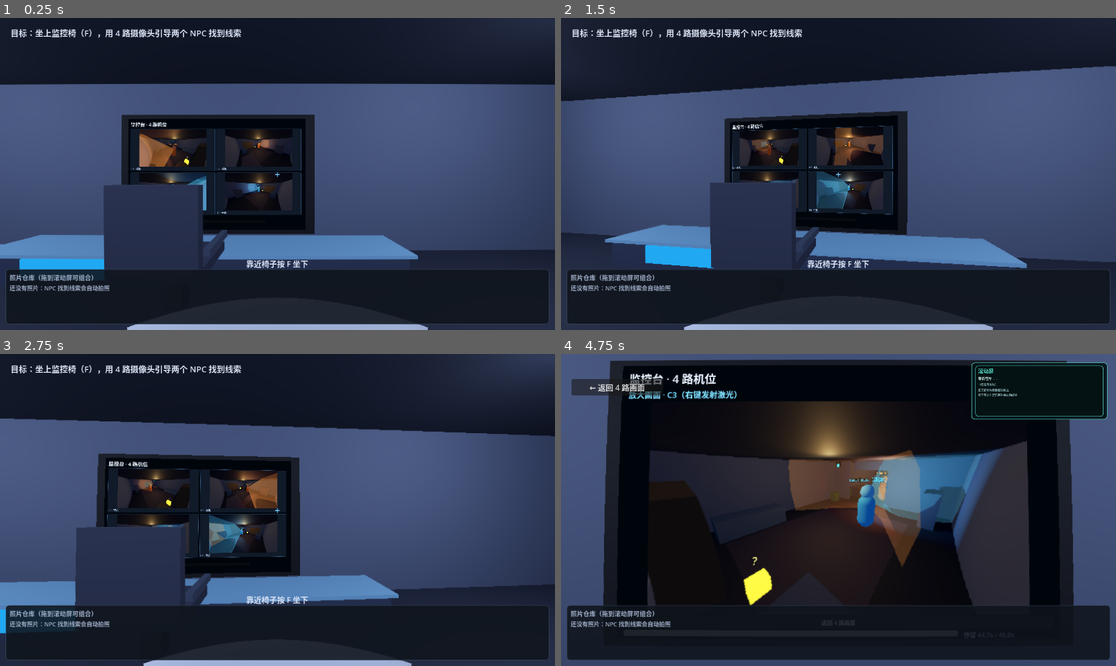
Above: before the commit, frames 1-4 (two rows, left to right).
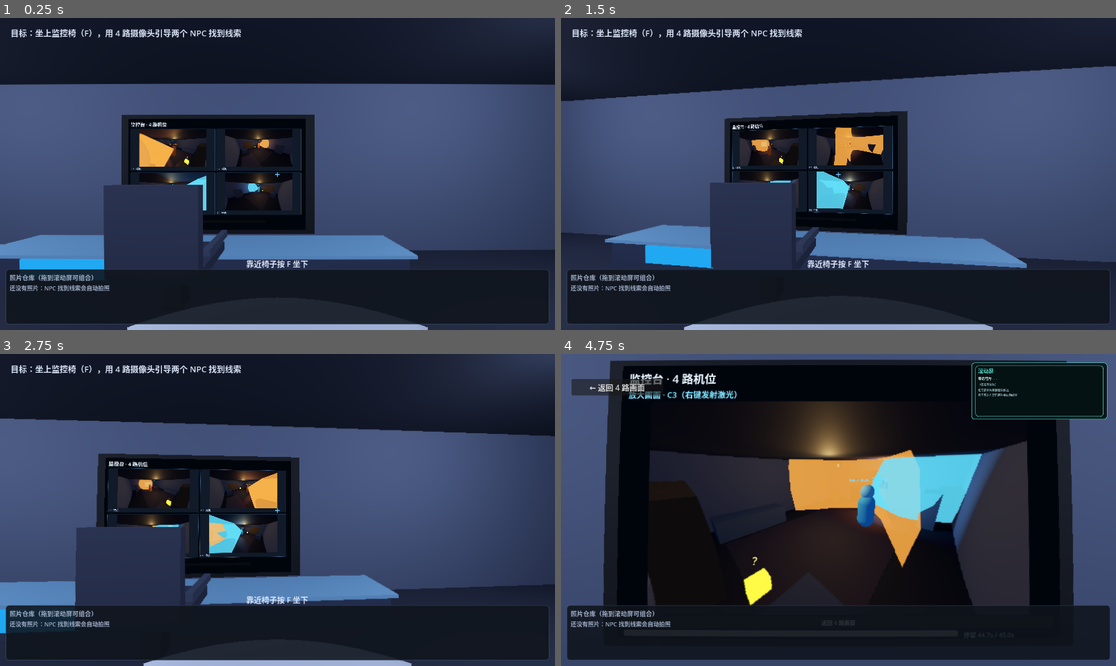
Above: after the commit, the same moments.

Repository: RequieMa/dual-faced-world
Game: Godot game, scene res://scenes/main.tscn
Same seed, same stepped clock (60 frames per second), same inputs: the game is played once before the commit and once after it.
Inputs (mouse positions are in pixels of both pictures, inside the frame that each line leads up to):
- Up to frame 1 (0.25 s): no input
- Up to frame 2 (1.5 s): tap Enter at 0.5 s; move the mouse to (866, 174) at 0.52 s; hold Up from 0.53 s (still down); tap 1 at 0.6 s; click (866, 174) at 0.67 s; tap Space at 0.77 s; move the mouse to (810, 174) at 1.27 s; tap 2 at 1.35 s; click (810, 174) at 1.42 s
- Up to frame 3 (2.75 s): keep holding Up; tap Space at 1.52 s; move the mouse to (288, 503) at 2.02 s; tap 3 at 2.1 s; click (288, 503) at 2.17 s
- Up to frame 4 (4.75 s): keep holding Up; move the mouse to (832, 516) at 2.77 s; tap 4 at 2.85 s; click (832, 516) at 2.92 s; tap Space at 3.02, 3.77, 4.52 s; move the mouse to (877, 513) at 3.52 s; tap 0 at 3.6 s; click (877, 513) at 3.67 s; move the mouse to (794, 506) at 4.27 s; tap F at 4.35 s; click (794, 506) at 4.42 s

The runs differ from the first frame. In frame 1, 0.7% of the frame differs, in the area x 25-49%, y 36-62%; in frame 2, 1.3%; in frame 3, 1.1%; in frame 4, 6.3%, in the area x 40-76%, y 30-69%.

Commit message:
fix: 显示激光射线并提高视锥不透明度

Diff:
--- a/scripts/room_demo/monitor_ui.gd
+++ b/scripts/room_demo/monitor_ui.gd
@@ -30,6 +30,8 @@
 var _notice: Label
 var _fisheye_material: ShaderMaterial
 var _snow_textures: Array[ImageTexture] = []
+var _laser_line: Line2D
+var _laser_tween: Tween
 
 
 func setup() -> void:
@@ -92,6 +94,16 @@
 	_big_feed.material = _fisheye_material
 	_big_feed.gui_input.connect(_on_big_feed_input)
 	_big_box.add_child(_big_feed)
+	_laser_line = Line2D.new()
+	_laser_line.name = "LaserLine"
+	_laser_line.width = 3.0
+	_laser_line.default_color = Color(1.0, 0.08, 0.03, 0.95)
+	_laser_line.joint_mode = Line2D.LINE_JOINT_ROUND
+	_laser_line.begin_cap_mode = Line2D.LINE_CAP_ROUND
+	_laser_line.end_cap_mode = Line2D.LINE_CAP_ROUND
+	_laser_line.z_index = 10
+	_laser_line.visible = false
+	_big_feed.add_child(_laser_line)
 	var back := _button("返回 4 路画面")
 	back.pressed.connect(func(): close_feed_requested.emit())
 	_big_box.add_child(back)
@@ -187,6 +199,8 @@
 
 func set_selected(feed_id: String) -> void:
 	_selected = feed_id
+	if _laser_line != null:
+		_laser_line.visible = false
 	_grid_box.visible = feed_id.is_empty()
 	_big_box.visible = not feed_id.is_empty()
 	if feed_id.is_empty():
@@ -228,8 +242,24 @@
 	if size.x <= 0.0 or size.y <= 0.0:
 		return
 	var uv := _big_feed.get_local_mouse_position() / size
+	# 从相机视角看，3D 光束沿视线只能看到一个端点；这里补屏幕空间射线。
+	_flash_laser(_big_feed.get_local_mouse_position())
 	laser_requested.emit(_selected, _undistort_uv(uv))
 	_big_feed.accept_event()
+
+
+func _flash_laser(local_point: Vector2) -> void:
+	if _laser_line == null:
+		return
+	if _laser_tween != null and _laser_tween.is_valid():
+		_laser_tween.kill()
+	_laser_line.points = PackedVector2Array([_big_feed.size * 0.5, local_point])
+	_laser_line.modulate.a = 1.0
+	_laser_line.visible = true
+	_laser_tween = create_tween()
+	_laser_tween.tween_interval(0.45)
+	_laser_tween.tween_property(_laser_line, "modulate:a", 0.0, 0.35)
+	_laser_tween.tween_callback(func(): _laser_line.visible = false)
 
 
 func uses_fisheye() -> bool:
--- a/scripts/room_demo/npc_actor.gd
+++ b/scripts/room_demo/npc_actor.gd
@@ -530,7 +530,7 @@
 	_cone_visual.cast_shadow = GeometryInstance3D.SHADOW_CASTING_SETTING_OFF
 	var cone_material := StandardMaterial3D.new()
 	cone_material.transparency = BaseMaterial3D.TRANSPARENCY_ALPHA
-	cone_material.albedo_color = Color(body_color.r, body_color.g, body_color.b, 0.2)
+	cone_material.albedo_color = Color(body_color.r, body_color.g, body_color.b, 0.8)
 	cone_material.shading_mode = BaseMaterial3D.SHADING_MODE_UNSHADED
 	cone_material.cull_mode = BaseMaterial3D.CULL_DISABLED
 	_cone_visual.material_override = cone_material
--- a/scripts/room_demo/room_demo.gd
+++ b/scripts/room_demo/room_demo.gd
@@ -269,23 +269,51 @@
 
 
 func _spawn_beam(from: Vector3, to: Vector3) -> void:
-	var length := from.distance_to(to)
+	var total := from.distance_to(to)
+	if total <= 0.05:
+		return
+	# 射线起点仍是相机；视觉光束从相机前方起画，避免相机处在几何体内部糊满屏。
+	var direction := (to - from) / total
+	var visual_from := from + direction * minf(0.8, total * 0.5)
+	var length := visual_from.distance_to(to)
 	if length <= 0.05:
 		return
-	var beam := MeshInstance3D.new()
-	var box := BoxMesh.new()
-	box.size = Vector3(0.035, 0.035, length)
-	beam.mesh = box
-	var material := StandardMaterial3D.new()
-	material.albedo_color = Color(1.0, 0.25, 0.2)
-	material.emission_enabled = true
-	material.emission = Color(1.0, 0.15, 0.1)
-	material.emission_energy_multiplier = 4.0
-	beam.material_override = material
+	var beam := Node3D.new()
+	beam.name = "LaserBeam"
 	add_child(beam)
-	beam.position = (from + to) * 0.5
+	beam.position = (visual_from + to) * 0.5
 	beam.look_at(to, Vector3.UP)
-	get_tree().create_timer(1.6).timeout.connect(beam.queue_free)
+
+	var core_mesh := BoxMesh.new()
+	core_mesh.size = Vector3(0.012, 0.012, length)
+	var core := MeshInstance3D.new()
+	core.mesh = core_mesh
+	core.cast_shadow = GeometryInstance3D.SHADOW_CASTING_SETTING_OFF
+	var core_material := StandardMaterial3D.new()
+	core_material.shading_mode = BaseMaterial3D.SHADING_MODE_UNSHADED
+	core_material.albedo_color = Color(1.0, 0.12, 0.05)
+	core_material.emission_enabled = true
+	core_material.emission = Color(1.0, 0.05, 0.02)
+	core_material.emission_energy_multiplier = 8.0
+	core.material_override = core_material
+	beam.add_child(core)
+
+	# 加法辉光层，让细激光在监控画面里也能看见。
+	var glow_mesh := BoxMesh.new()
+	glow_mesh.size = Vector3(0.035, 0.035, length)
+	var glow := MeshInstance3D.new()
+	glow.mesh = glow_mesh
+	glow.cast_shadow = GeometryInstance3D.SHADOW_CASTING_SETTING_OFF
+	var glow_material := StandardMaterial3D.new()
+	glow_material.shading_mode = BaseMaterial3D.SHADING_MODE_UNSHADED
+	glow_material.transparency = BaseMaterial3D.TRANSPARENCY_ALPHA
+	glow_material.blend_mode = BaseMaterial3D.BLEND_MODE_ADD
+	glow_material.cull_mode = BaseMaterial3D.CULL_DISABLED
+	glow_material.albedo_color = Color(1.0, 0.05, 0.02, 0.18)
+	glow.material_override = glow_material
+	beam.add_child(glow)
+
+	get_tree().create_timer(2.5).timeout.connect(beam.queue_free)
 
 
 func _spawn_explosion(position: Vector3) -> void:
--- a/tests/test_room_demo.gd
+++ b/tests/test_room_demo.gd
@@ -186,6 +186,10 @@
 	_check("坐下后鼠标事件能转发到 3D 监控屏", demo._forward_mouse_to_monitor(motion))
 	demo.monitor_ui.feed_clicked.emit("C2")
 	_check("屏幕 UI 点击信号能选中机位", String(demo.selected_feed) == "C2")
+	var laser_line: Line2D = demo.monitor_ui._laser_line
+	demo.monitor_ui._flash_laser(Vector2(120, 60))
+	_check("监控画面有 2D 激光线", laser_line != null and laser_line.visible
+		and laser_line.points.size() == 2)
 	demo.set_seated(false)
 	_check("站起后玩家状态同步", not demo.player.seated)
 
--- a/tests/test_room_npc_behavior.gd
+++ b/tests/test_room_npc_behavior.gd
@@ -88,8 +88,8 @@
 	var cone_material := cone.material_override as StandardMaterial3D if cone != null else null
 	_check("可见锥体双面渲染",
 		cone_material != null and cone_material.cull_mode == BaseMaterial3D.CULL_DISABLED)
-	_check("可见锥体透明度 20%",
-		cone_material != null and is_equal_approx(cone_material.albedo_color.a, 0.2),
+	_check("可见锥体透明度 80%",
+		cone_material != null and is_equal_approx(cone_material.albedo_color.a, 0.8),
 		"" if cone_material == null else str(cone_material.albedo_color.a))
 	var vision_length := float(npc.get_state().get("vision_length", 0.0))
 	_check("锥体一直画到遮挡距离",
